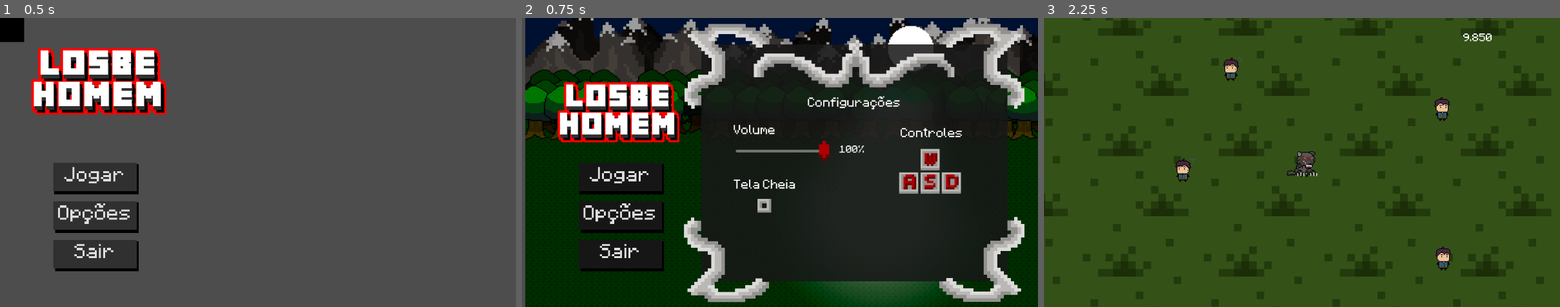
Above: before the commit, frames 1-3 (left to right).
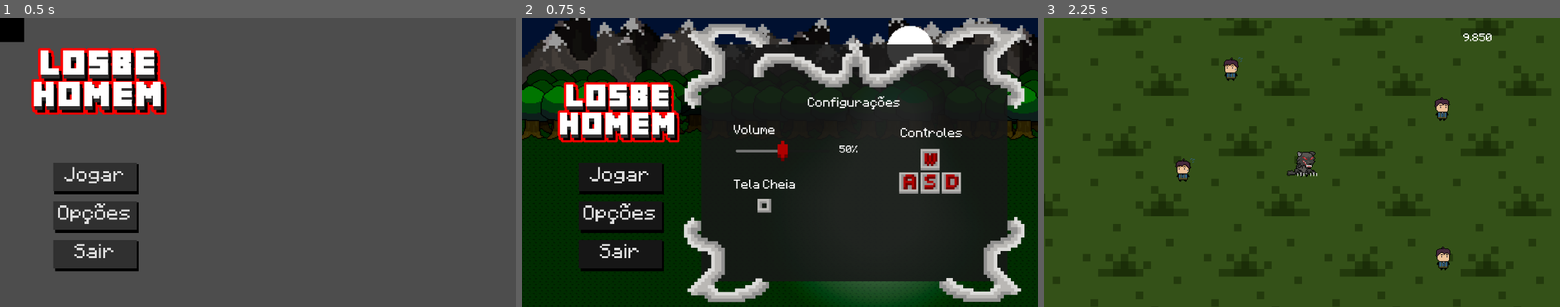
Above: after the commit, the same moments.

Repository: TheBadGuy616/Gamejam-Plus
Game: Godot game, scene res://Interfaces/menuIniciar.tscn
Two runs of this game, one before a commit and one after it. Both use one fixed random seed, a clock stepped at 60 frames per second and the inputs below. Video files are missing from this copy of the repository; at most half a second of black plays in their place.
Inputs:
- Up to frame 1 (0.5 s): no input
- Up to frame 2 (0.75 s): click "Opções" at 0.5 s
- Up to frame 3 (2.25 s): click "Opções" at 1.25 s; click "Jogar" at 2 s

Frame 1 is identical in both runs. In frame 2, 3.3% of the frame differs, in the area x 0-98%, y 0-100%; in frame 3, nothing differs.

Commit message:
chore: volume geral do jogo agora inicia em 50%

Diff:
--- a/losbehomemauuooooouuuu/Interfaces/menuOpcoes.tscn
+++ b/losbehomemauuooooouuuu/Interfaces/menuOpcoes.tscn
@@ -71,6 +71,7 @@
 anchors_preset = 15
 anchor_right = 1.0
 anchor_bottom = 1.0
+offset_left = -9.0
 grow_horizontal = 2
 grow_vertical = 2
 texture = ExtResource("2_n0vik")
--- a/losbehomemauuooooouuuu/scritps/menu_iniciar.gd
+++ b/losbehomemauuooooouuuu/scritps/menu_iniciar.gd
@@ -12,6 +12,7 @@
 var video_player: VideoStreamPlayer
 
 func _ready():
+	AudioServer.set_bus_volume_db(AudioServer.get_bus_index("Master"), linear_to_db(0.5))
 	if not Globais.intro_ja_tocou:
 		# 1. É A PRIMEIRA VEZ: Esconde todos os nós da UI
 		for node in nodes_para_animar:
